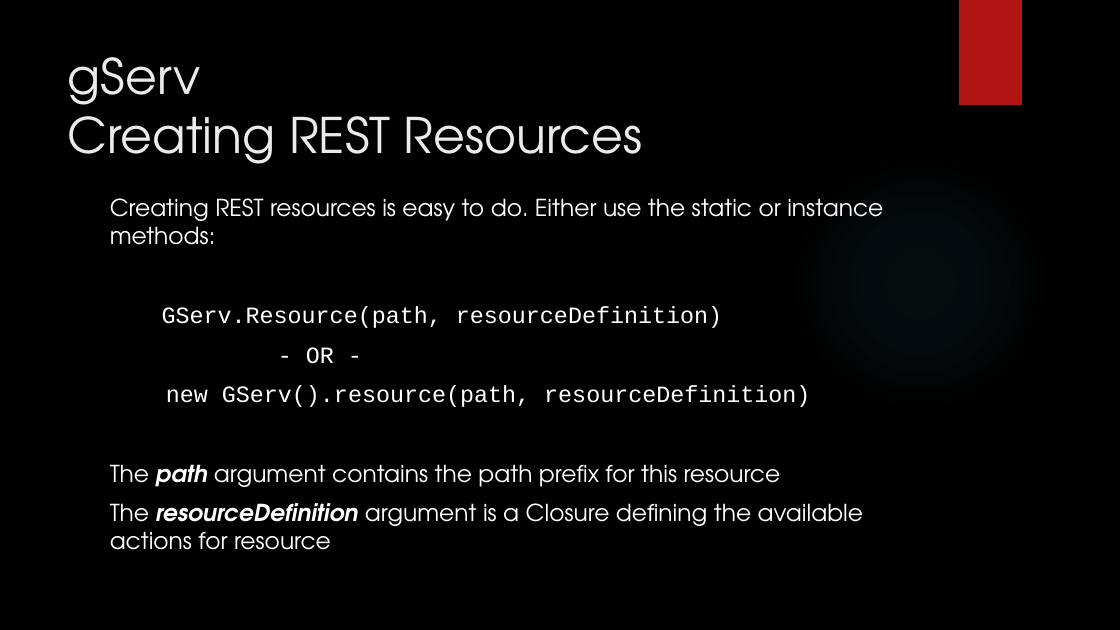
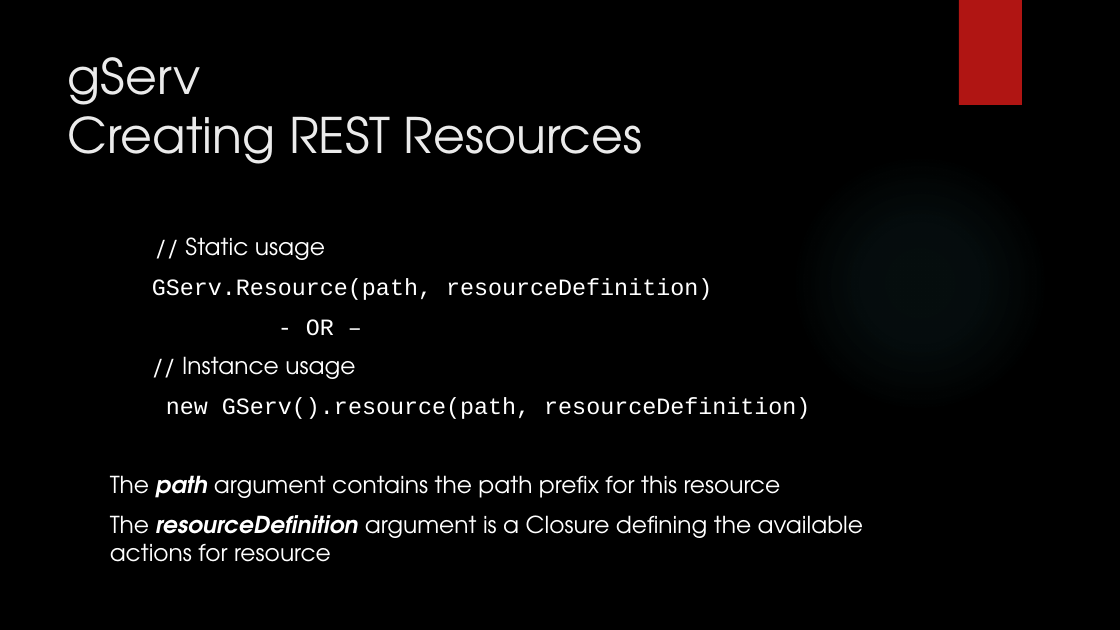
Before and after one commit to javaConductor/gserv, a slide deck: slide 7 of gServ.pptx (slide 8 before the commit). Drawn at 1120x630 pixels with LibreOffice and Linux fonts; fonts in the diff are those of the drawing; background and template pictures are left out. Boxes give left, top, right and bottom in pixels: in the first picture for what was removed or moved away, otherwise in the second. Text is boxed around its words. In the diff, an @@ line names an element or a change of style, - is before the commit and + after.

```diff
--- a/gServ.pptx
+++ b/gServ.pptx
@@ text at (x1=185, y1=237, x2=325, y2=260): text changed @@
-Creating REST resources is easy to do. Either use the static or instance methods:
+// Static usage
@@ text at (x1=182, y1=319, x2=355, y2=379): text changed; font Courier New to TeX Gyre Adventor @@
-- OR -
+- OR –
+// Instance usage
```
Also in this commit, not shown: 14 other slides changed, 2 slides added, 2 slides removed, 40 other files.
